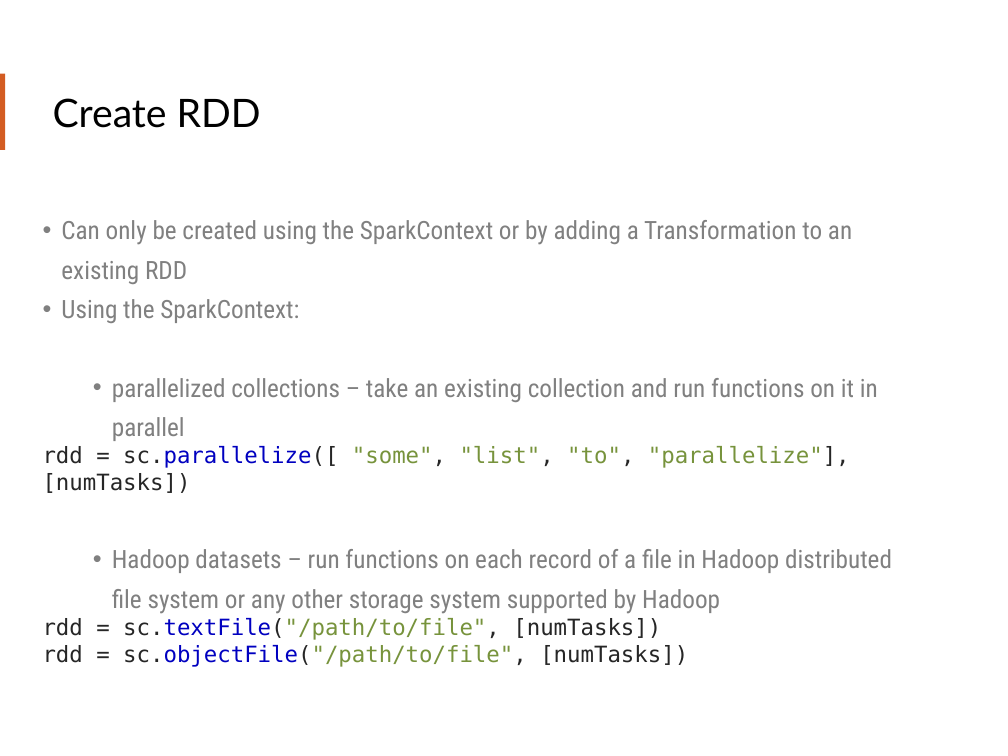
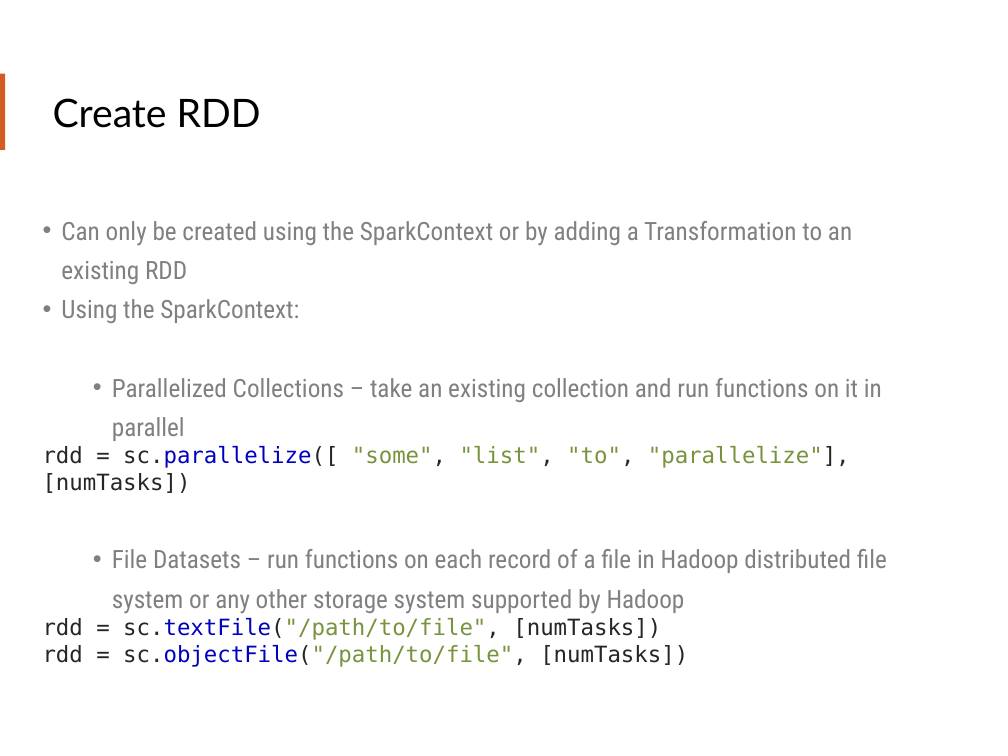
Before and after one commit to teamclairvoyant/intro-to-spark, a slide deck: slide 33 of Intro to Apache Spark Slides.pptx. Drawn at 1008x756 pixels with LibreOffice and Linux fonts; fonts in the diff are those of the drawing. Boxes give left, top, right and bottom in pixels: in the first picture for what was removed or moved away, otherwise in the second. Text is boxed around its words. In the diff, an @@ line names an element or a change of style, - is before the commit and + after.

```diff
--- a/Intro to Apache Spark Slides.pptx
+++ b/Intro to Apache Spark Slides.pptx
@@ text at (112, 378, 882, 441): text changed @@
-  • parallelized collections – take an existing collection and run functions on it in parallel
+  • Parallelized Collections – take an existing collection and run functions on it in parallel
@@ text at (112, 549, 887, 614): text changed @@
-  • Hadoop datasets – run functions on each record of a file in Hadoop distributed file system or any other storage system supported by Hadoop
+  • File Datasets – run functions on each record of a file in Hadoop distributed file system or any other storage system supported by Hadoop
```
Also in this commit, not shown: 20 other slides changed, 3 slides added, 1 slide removed.
